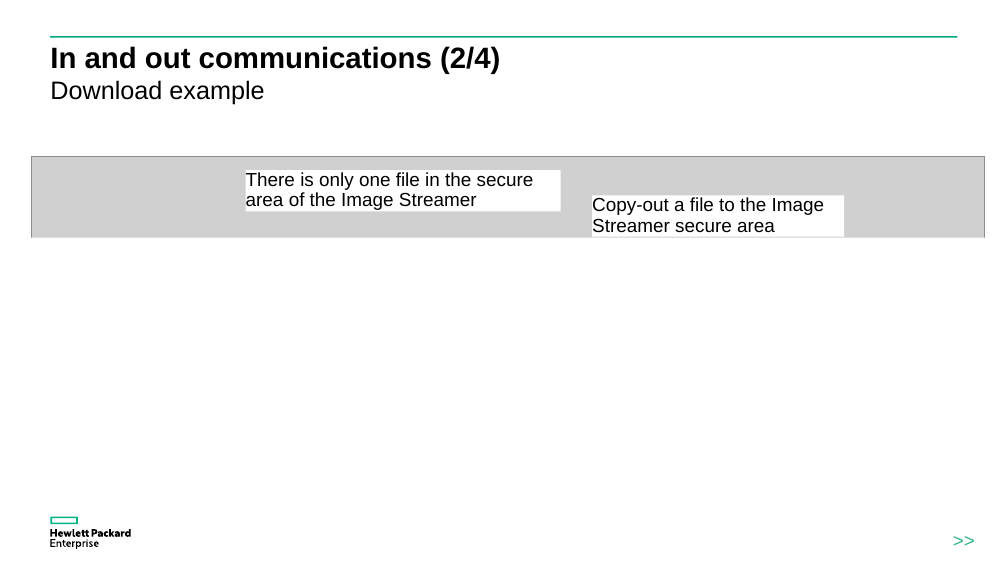
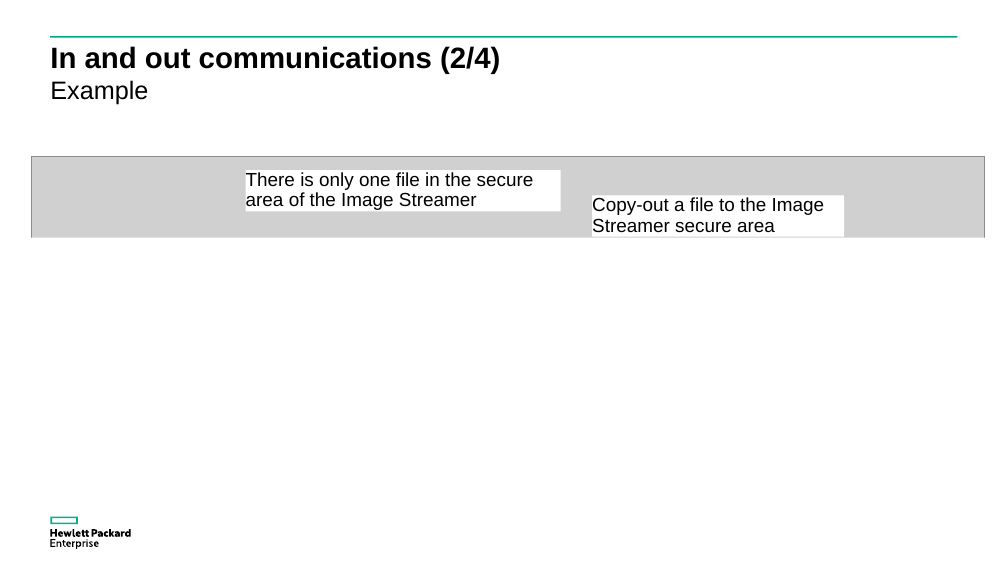
Before and after one commit to donzef/image-streamer-linux, a slide deck: slide 16 of docs/Guestfish-and-ImageStreamer.ppsx. Drawn at 1008x567 pixels with LibreOffice and Linux fonts; fonts in the diff are those of the drawing; grey boxes stand for pictures. Boxes give left, top, right and bottom in pixels: in the first picture for what was removed or moved away, otherwise in the second. Text is boxed around its words. In the diff, an @@ line names an element or a change of style, - is before the commit and + after.

Commit message:
fixed typos

```diff
--- a/docs/Guestfish-and-ImageStreamer.ppsx
+++ b/docs/Guestfish-and-ImageStreamer.ppsx
@@ text at bbox=[50, 80, 148, 104]: text changed @@
-Download example
+Example
@@ text removed at bbox=[926, 523, 1002, 561] @@
->>
```
Also in this commit, not shown: 20 other slides changed, 1 slide added.
